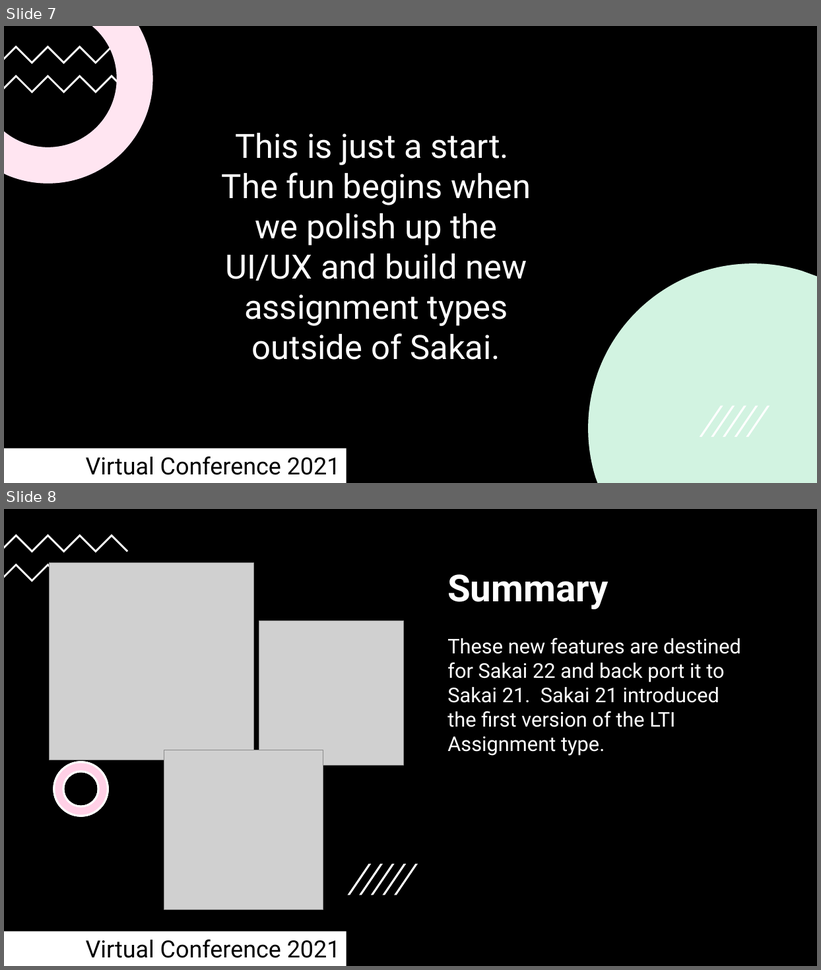
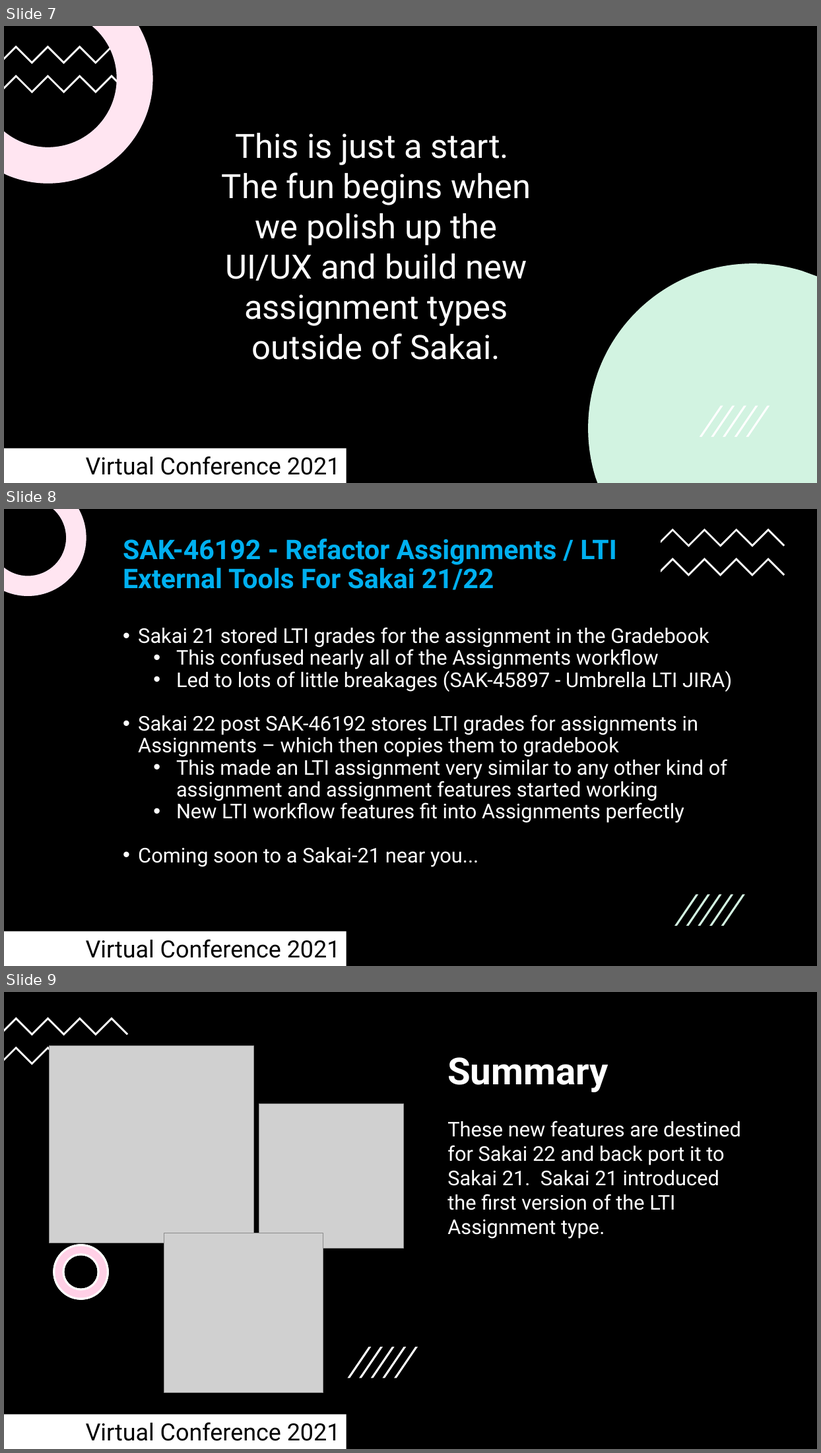
Before and after one commit to csev/talks, a slide deck: 2021/2021-11-12-VC-LTI.pptx. Shown one above the other, each under a label of ours: slides 7 and 8 before the commit, slides 7, 8 and 9 after it. The pictures are 821x970 and 821x1453 pixels, drawn with LibreOffice and Linux fonts; fonts in the diff are those of the drawing; grey boxes stand for pictures; background and template pictures are left out. Boxes give left, top, right and bottom in pixels: in the first picture for what was removed or moved away, otherwise in the second. Text is boxed around its words. In the diff, an @@ line names an element or a change of style, - is before the commit and + after.

```diff
--- a/2021/2021-11-12-VC-LTI.pptx
+++ b/2021/2021-11-12-VC-LTI.pptx
@@ slide 8 added at <box>4,509,817,966</box>, background #000000; not listed: 1 template element that a slide beside it also shows @@
@@ freeform shape added at <box>4,509,86,596</box>, fill #FFFFFF @@
@@ freeform shape added at <box>4,509,86,596</box>, fill #FF80BD at 20% opacity @@
@@ title added at <box>123,538,616,590</box>, 32 pt, text #00B0F0, bold @@
+SAK-46192 - Refactor Assignments / LTI External Tools For Sakai 21/22
@@ freeform shape added at <box>661,529,785,547</box>, fill #FFFFFF @@
@@ freeform shape added at <box>661,558,785,576</box>, fill #FFFFFF @@
@@ text added at <box>138,627,732,867</box>, 24 pt, text #FFFFFF @@
+• Sakai 21 stored LTI grades for the assignment in the Gradebook
+  • This confused nearly all of the Assignments workflow
+  • Led to lots of little breakages (SAK-45897 - Umbrella LTI JIRA)
+• Sakai 22 post SAK-46192 stores LTI grades for assignments in Assignments – which then copies them to gradebook
+  • This made an LTI assignment very similar to any other kind of assignment and assignment features started working
+  • New LTI workflow features fit into Assignments perfectly
+• Coming soon to a Sakai-21 near you...
@@ group added at <box>675,894,745,925</box>: 10 freeform shapes @@
@@ what was slide 8 is now slide 9 @@
```
Also in this commit, not shown: 5 slides changed.
